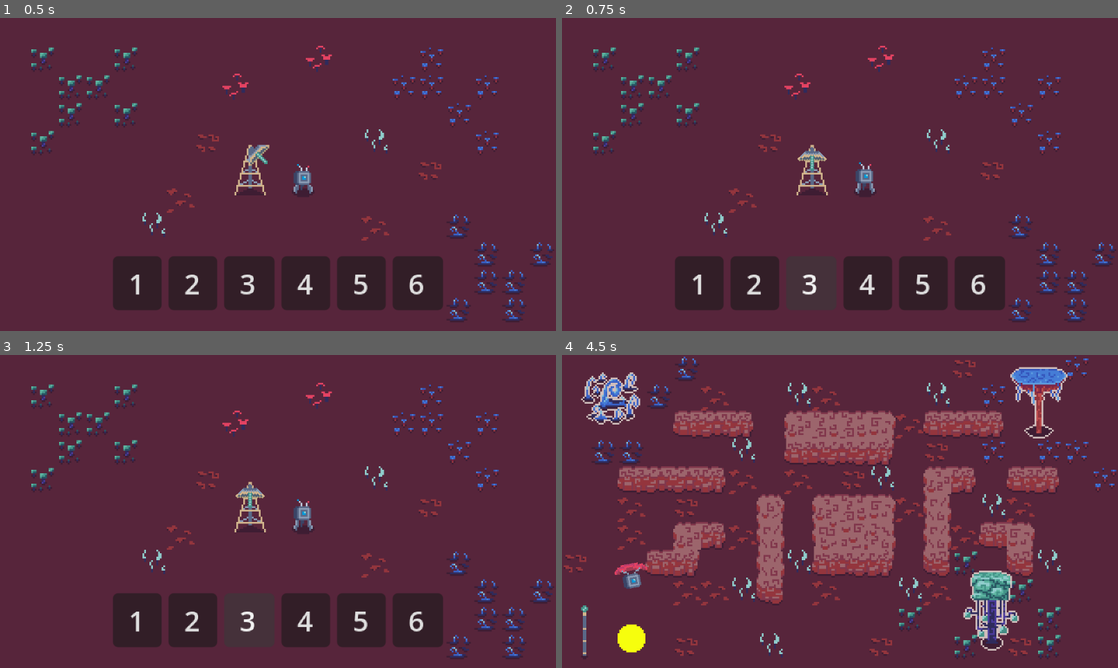
Above: before the commit, frames 1-4 (two rows, left to right).
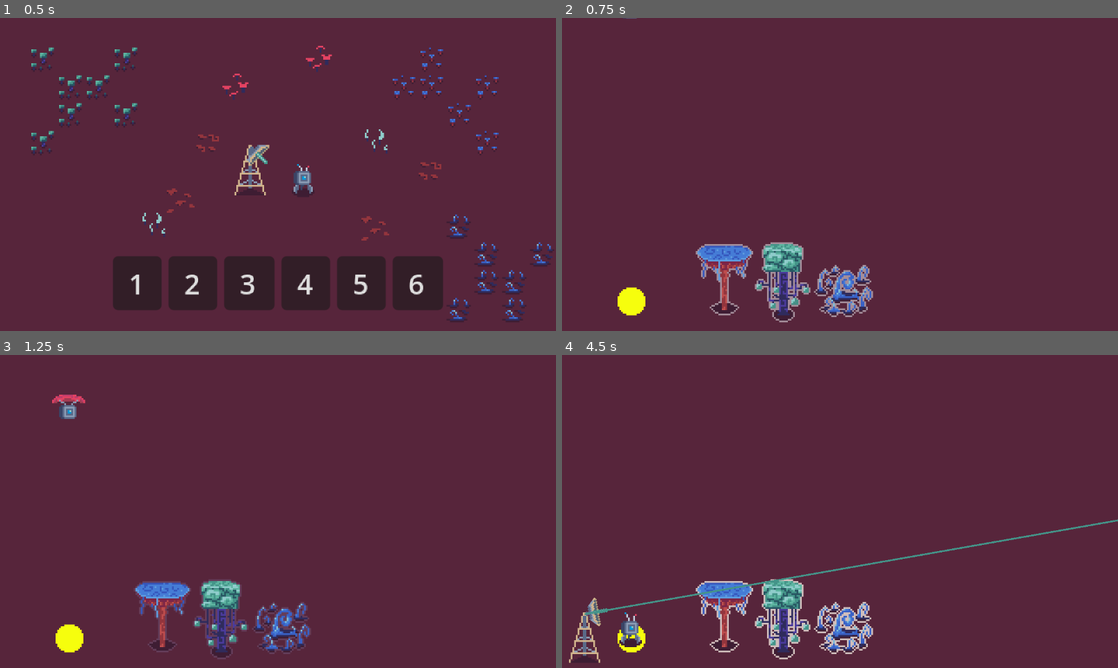
Above: after the commit, the same moments.

Repository: YannVeld/LD59
Game: Godot game, scene res://game_menu.tscn
The game is run twice, just before and just after one commit, with the same random seed, the same clock (stepped at 60 frames per second) and the same inputs.
Inputs (mouse positions are in pixels of both pictures, inside the frame that each line leads up to):
- Up to frame 1 (0.5 s): no input
- Up to frame 2 (0.75 s): click "3" at 0.5 s
- Up to frame 3 (1.25 s): no input
- Up to frame 4 (4.5 s): tap Enter at 1.25 s; move the mouse to (962, 495) at 1.27 s; hold D (move_right) 1.28-2 s; click (701, 621) at 2 s, where only the run before the commit has a clickable "1"; move the mouse to (728, 527) at 2.77 s; hold Down (move_down) 2.78-3.53 s; move the mouse to (895, 442) at 3.52 s; hold D (move_right) 3.53-4.28 s; move the mouse to (812, 574) at 4.27 s; hold Up (move_up) from 4.28 s (still down)

Frame 1 is identical in both runs. In frame 2, 14% of the frame differs, in the area x 5-100%, y 0-98%; in frame 3, 14%; in frame 4, 30%, in the area x 0-100%, y 0-99%.

Commit message:
Add Robo Phone Home circle

Diff:
--- a/Scenes/game_manager.tscn
+++ b/Scenes/game_manager.tscn
@@ -4,3 +4,9 @@
 
 [node name="GameManager" type="Node" unique_id=458423404]
 script = ExtResource("1_70yv6")
+
+[node name="AnimationWaitTimer" type="Timer" parent="." unique_id=1053192283]
+wait_time = 1.5
+one_shot = true
+
+[connection signal="timeout" from="AnimationWaitTimer" to="." method="_on_animation_wait_timer_timeout"]
--- a/Scenes/landing_zone.tscn
+++ b/Scenes/landing_zone.tscn
@@ -7,7 +7,7 @@
 [sub_resource type="ShaderMaterial" id="ShaderMaterial_e5e2q"]
 shader = ExtResource("1_0xqwa")
 shader_parameter/outline_color_min = Color(0.28, 0.23, 0.52, 0)
-shader_parameter/outline_color_max = Color(0.14, 0.1, 0.27, 1)
+shader_parameter/outline_color_max = Color(1, 0.95686275, 0.8784314, 1)
 shader_parameter/fade_time = 4.0
 shader_parameter/do_blinking = false
 
--- /dev/null
+++ b/Scripts/circle_renderer.gd
@@ -0,0 +1,35 @@
+extends Node2D
+
+var mission_accomplished = false
+var radius = 0
+var center = Vector2(-100,-100)
+const SIGNALSPEED = 150.
+var dish_position
+var max_radius
+signal phoneHome
+
+# Called when the node enters the scene tree for the first time.
+func _ready() -> void:
+	dish_position = $"../Transmitter".position
+	pass # Replace with function body.
+
+# Called every frame. 'delta' is the elapsed time since the previous frame.
+func _process(delta: float) -> void:
+	if mission_accomplished:
+		radius += SIGNALSPEED*delta
+		queue_redraw()
+		if radius>max_radius:
+			phoneHome.emit()
+
+func _draw() -> void:
+	draw_circle(center, radius, Color("449489"), false, 2.0)
+
+func _on_game_manager_mission_accomplished(position) -> void:
+	mission_accomplished = true
+	center = position
+	max_radius = center.distance_to(dish_position)
+	queue_redraw()
+
+
+func _on_animated_sprite_2d_animation_finished() -> void:
+	pass # Replace with function body.
--- a/Scripts/game_manager.gd
+++ b/Scripts/game_manager.gd
@@ -4,6 +4,9 @@
 @onready var signal_packets: Node = $"../SignalPackets"
 @onready var robot: Node2D = $"../Robot"
 @onready var landing_zone: Area2D = $"../LandingZone"
+signal mission_accomplished
+@onready var animation_wait_timer: Timer = $AnimationWaitTimer
+
 
 var collection_status = Vector3(0,0,0)
 var objectives_complete = false
@@ -28,7 +31,7 @@
 	if collection_status==Vector3(1,1,1):
 		objectives_complete = true
 		print("objectives complete")
-		landing_zone.turn_on_shader()
+		animation_wait_timer.start()
 
 func do_level_over():
 	get_tree().change_scene_to_file("res://game_menu.tscn")
@@ -38,3 +41,6 @@
 	if objectives_complete:
 		"level over"
 		do_level_over()
+
+func _on_animation_wait_timer_timeout() -> void:
+	mission_accomplished.emit(robot.position)
--- a/Scripts/game_menu.gd
+++ b/Scripts/game_menu.gd
@@ -16,3 +16,6 @@
 
 func _on_button_2_pressed() -> void:
 	get_tree().change_scene_to_file("res://level2.tscn")
+
+func _on_button_3_pressed() -> void:
+	get_tree().change_scene_to_file("res://level3.tscn")
--- a/Scripts/landing_zone.gd
+++ b/Scripts/landing_zone.gd
@@ -12,3 +12,6 @@
 
 func turn_on_shader():
 	$Sprite2D.material.set_shader_parameter('do_blinking', true)
+
+func _on_circle_renderer_phone_home() -> void:
+	turn_on_shader()
--- a/game_menu.tscn
+++ b/game_menu.tscn
@@ -1240,3 +1240,4 @@
 
 [connection signal="pressed" from="Level buttons/Button" to="." method="_on_button_pressed"]
 [connection signal="pressed" from="Level buttons/Button2" to="." method="_on_button_2_pressed"]
+[connection signal="pressed" from="Level buttons/Button3" to="." method="_on_button_3_pressed"]
--- a/level3.tscn
+++ b/level3.tscn
@@ -1,8 +1,20 @@
 [gd_scene format=3 uid="uid://b0u2dtg0u8l53"]
 
 [ext_resource type="PackedScene" uid="uid://duem7xuf5pkr7" path="res://template.tscn" id="1_lyoih"]
+[ext_resource type="PackedScene" uid="uid://4tfqfu7ls7vo" path="res://Scenes/big_mushroom.tscn" id="2_5lcx6"]
+[ext_resource type="PackedScene" uid="uid://cmyiis26cf7hl" path="res://Scenes/fruit_tree.tscn" id="3_an40m"]
+[ext_resource type="PackedScene" uid="uid://csdok253tnkql" path="res://Scenes/twisty_vines.tscn" id="4_mu84n"]
 
 [node name="Level" unique_id=1798613870 instance=ExtResource("1_lyoih")]
 
 [node name="PauseScreen" parent="." index="7" unique_id=1965419860]
 visible = false
+
+[node name="BigMushroom" parent="." index="9" unique_id=1765231128 instance=ExtResource("2_5lcx6")]
+position = Vector2(93, 158)
+
+[node name="FruitTree" parent="." index="10" unique_id=1611624375 instance=ExtResource("3_an40m")]
+position = Vector2(128, 161)
+
+[node name="TwistVine" parent="." index="11" unique_id=854348799 instance=ExtResource("4_mu84n")]
+position = Vector2(160, 161)
--- a/template.tscn
+++ b/template.tscn
@@ -7,6 +7,7 @@
 [ext_resource type="PackedScene" uid="uid://xwd3d6ogcad7" path="res://Scenes/tower_landing.tscn" id="6_djkc3"]
 [ext_resource type="Script" uid="uid://dp1phmxmb4uj3" path="res://Scripts/pause_screen.gd" id="7_e21v8"]
 [ext_resource type="PackedScene" uid="uid://kpu2fujbxyg1" path="res://Scenes/transmitter.tscn" id="7_jj470"]
+[ext_resource type="Script" uid="uid://cwbkkrb40j46t" path="res://Scripts/circle_renderer.gd" id="8_747y3"]
 
 [node name="Level" type="Node2D" unique_id=1798613870]
 
@@ -57,7 +58,12 @@
 layout_mode = 2
 text = "Main menu"
 
+[node name="CircleRenderer" type="Node2D" parent="." unique_id=643020099]
+script = ExtResource("8_747y3")
+
+[connection signal="mission_accomplished" from="GameManager" to="CircleRenderer" method="_on_game_manager_mission_accomplished"]
 [connection signal="item_collected" from="Robot" to="GameManager" method="_on_robot_item_collected"]
 [connection signal="landing_zone_entered" from="Robot" to="GameManager" method="_on_robot_landing_zone_entered"]
 [connection signal="landing_animation_finished" from="TowerLanding" to="Transmitter" method="_on_tower_landing_landing_animation_finished"]
 [connection signal="pressed" from="PauseScreen/VBoxContainer/MainMenuButton" to="PauseScreen" method="_on_main_menu_button_pressed"]
+[connection signal="phoneHome" from="CircleRenderer" to="LandingZone" method="_on_circle_renderer_phone_home"]
Not shown, added: Scripts/circle_renderer.gd.uid
